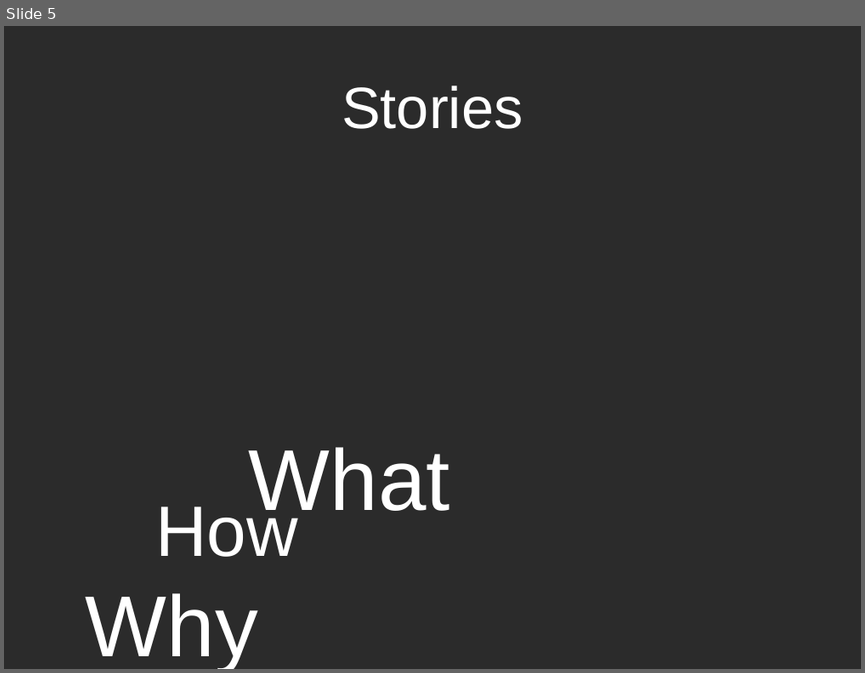
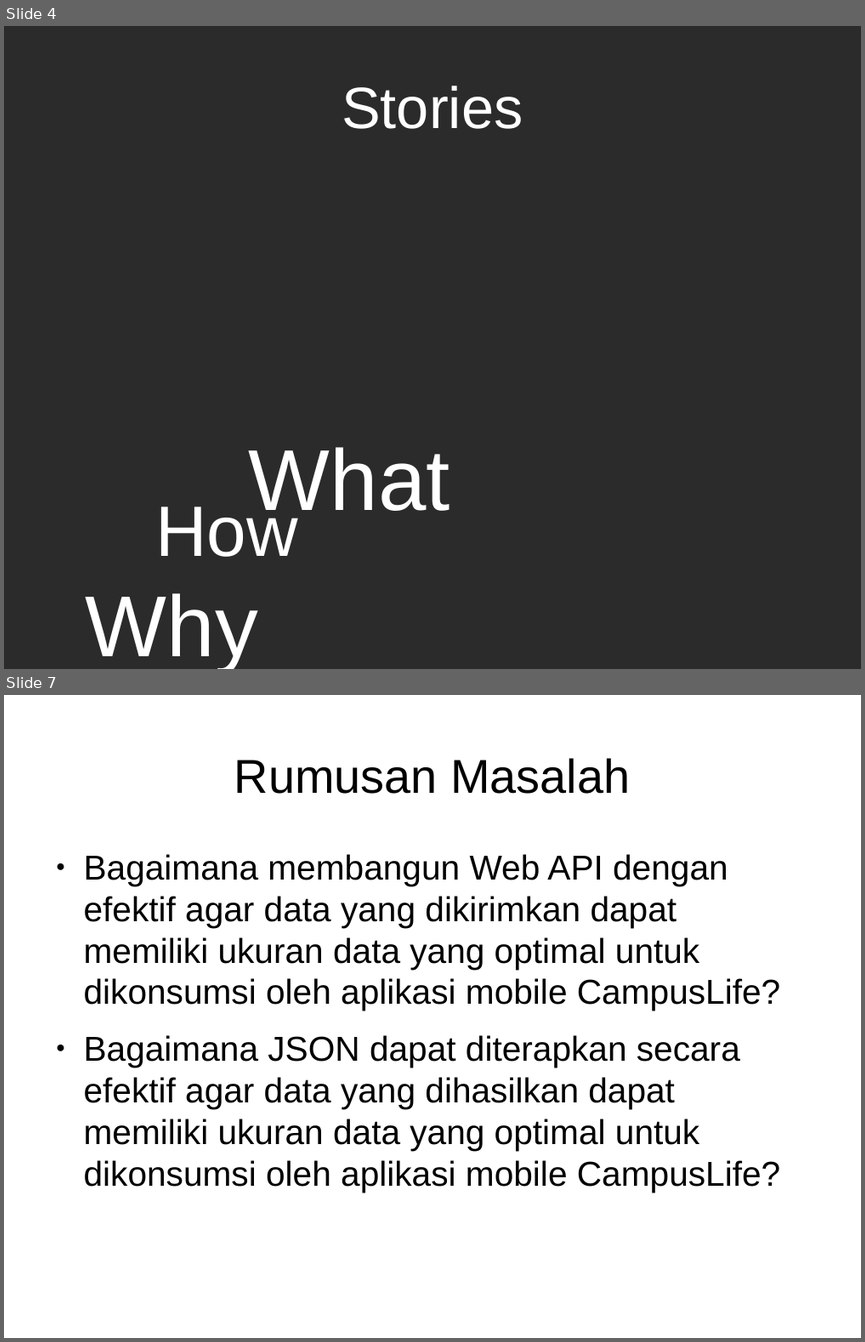
Before and after one commit to muhammadghazali/ghanoz-json-skripsi, a slide deck: slide-presentasi/presentasi-tugas-akhir.odp. Shown one above the other, each under a label of ours: slide 5 before the commit, slides 4 and 7 after it; the slides between them are not shown. The pictures are 865x673 and 865x1342 pixels, drawn with LibreOffice and Linux fonts; fonts in the diff are those of the drawing; background and template pictures are left out; a plain dark background stands for a picture behind light text. Boxes give left, top, right and bottom in pixels: in the first picture for what was removed or moved away, otherwise in the second. Text is boxed around its words. In the diff, an @@ line names an element or a change of style, - is before the commit and + after.

Commit message:
Menambahkan beberapa bagian tentang rumusan masalah, batasan masalah, pengantar

```diff
--- a/slide-presentasi/presentasi-tugas-akhir.odp
+++ b/slide-presentasi/presentasi-tugas-akhir.odp
@@ slide 7 added at (4,695,861,1338), background #FFFFFF @@
@@ title added at (234,758,630,794), 44 pt, text #000000 @@
+Rumusan Masalah
@@ text added at (84,854,780,1191), 32 pt, text #000000 @@
+● Bagaimana membangun Web API dengan efektif agar data yang dikirimkan dapat memiliki ukuran data yang optimal untuk dikonsumsi oleh aplikasi mobile CampusLife?
+● Bagaimana JSON dapat diterapkan secara efektif agar data yang dihasilkan dapat memiliki ukuran data yang optimal untuk dikonsumsi oleh aplikasi mobile CampusLife?
@@ what was slide 5 is now slide 4 @@
```
Also in this commit, not shown: 2 slides changed, 7 other slides added, 3 slides removed, 4 other files.
